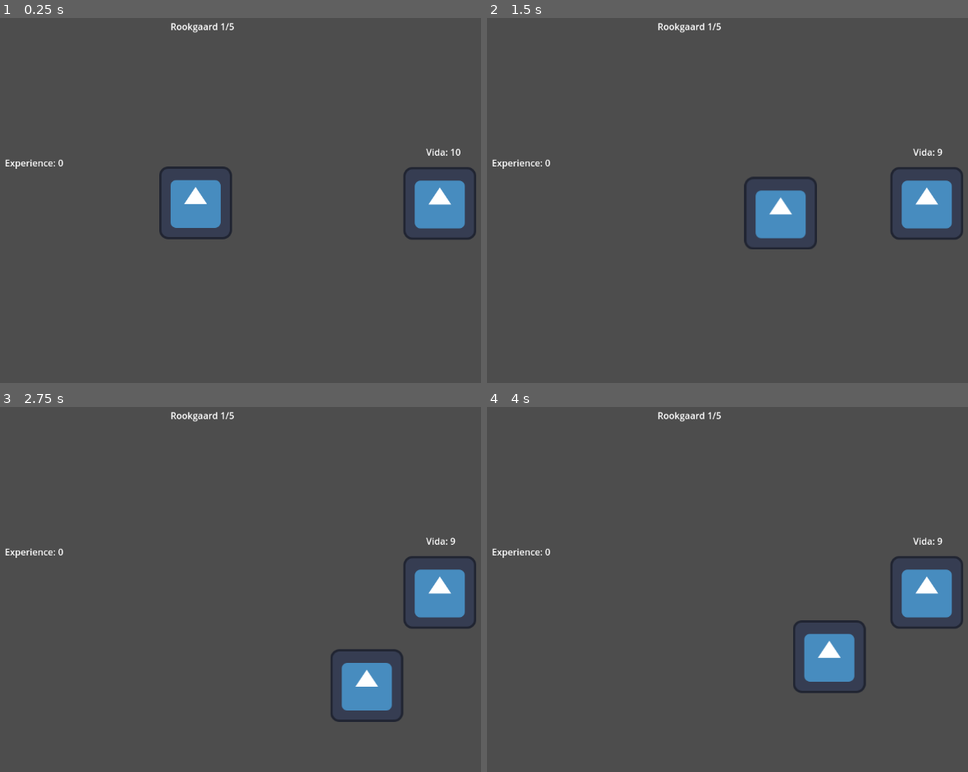
Above: before the commit, frames 1-4 (two rows, left to right).
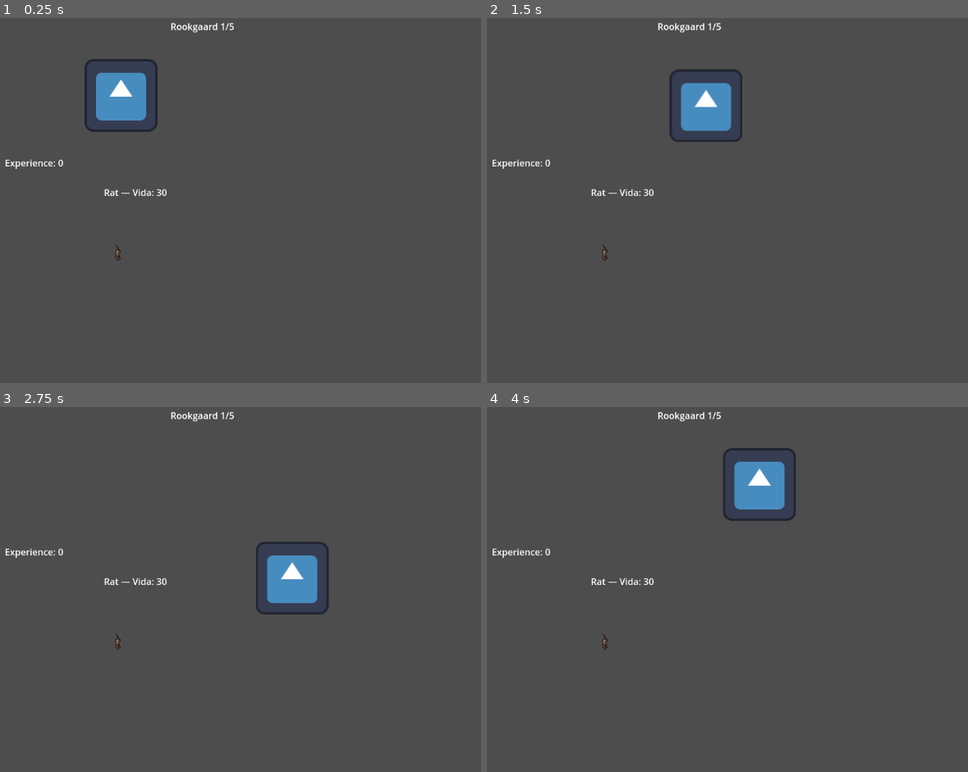
Above: after the commit, the same moments.

Repository: dahiwas/clicker_rook
Game: Godot game, scene res://scenes/mundos/World1-1.tscn
The game is run twice, just before and just after one commit, with the same random seed, the same clock (stepped at 60 frames per second) and the same inputs. Before the commit the project starts from res://scenes/node_2d.tscn. The engine's default icon, where the game draws it, is replaced by a stand-in: a white triangle on a blue panel in a dark square.
Inputs (mouse positions are in pixels of both pictures, inside the frame that each line leads up to):
- Up to frame 1 (0.25 s): no input
- Up to frame 2 (1.5 s): tap Enter at 0.5 s; move the mouse to (924, 204) at 0.52 s; hold Right (ui_right) 0.53-1.28 s; click (924, 204) at 0.67 s; move the mouse to (684, 218) at 1.27 s; hold Down (ui_down) from 1.28 s (still down)
- Up to frame 3 (2.75 s): move the mouse to (394, 505) at 2.02 s; release Down (ui_down) at 2.03 s; hold Right (ui_right) from 2.03 s (still down)
- Up to frame 4 (4 s): move the mouse to (780, 662) at 2.77 s; release Right (ui_right) at 2.78 s; hold Up (ui_up) 2.78-3.53 s; click (780, 662) at 2.92 s; move the mouse to (outside the picture) at 3.52 s; hold Left (ui_left) from 3.53 s (still down)

The runs differ from the first frame. In frame 1, 5.5% of the frame differs, in the area x 17-99%, y 11-67%; in frame 2, 5.6%, in the area x 21-99%, y 14-67%; in frame 3, 5.5%; in frame 4, 5.6%.

Commit message:
feat: changing process

Diff:
--- /dev/null
+++ b/resources/menus/game.tres
@@ -0,0 +1,8 @@
+[gd_resource type="Resource" script_class="Menu" load_steps=2 format=3 uid="uid://vvc64uubls4"]
+
+[ext_resource type="Script" uid="uid://bo0dc36t1x630" path="res://scripts/menu.gd" id="1_cwhjc"]
+
+[resource]
+script = ExtResource("1_cwhjc")
+name = "game"
+metadata/_custom_type_script = "uid://bo0dc36t1x630"
--- /dev/null
+++ b/resources/monstros/rat.tres
@@ -0,0 +1,18 @@
+[gd_resource type="Resource" script_class="MonsterType" load_steps=4 format=3 uid="uid://dlqhs0ngms2sv"]
+
+[ext_resource type="Script" uid="uid://c0layn5uv46bw" path="res://scripts/loot.gd" id="1_x28ku"]
+[ext_resource type="Script" uid="uid://ba3v3wd37lvru" path="res://scripts/monster_type.gd" id="2_ty31w"]
+[ext_resource type="Texture2D" uid="uid://bsdlhsrdv7wib" path="res://images/Rat.png" id="3_ty31w"]
+
+[resource]
+script = ExtResource("2_ty31w")
+name = "Rat"
+health = 30
+damage = 0
+defense = 0
+experience_reward = 5
+gold_reward = 0
+possible_loot = Array[ExtResource("1_x28ku")]([])
+sprite = ExtResource("3_ty31w")
+animation_speed = 0.0
+metadata/_custom_type_script = "uid://ba3v3wd37lvru"
--- /dev/null
+++ b/resources/mundos/world1.tres
@@ -0,0 +1,13 @@
+[gd_resource type="Resource" script_class="World" load_steps=3 format=3 uid="uid://4pml7lnowrrh"]
+
+[ext_resource type="Script" uid="uid://bagbd5yev3nkr" path="res://scripts/place.gd" id="1_ufbmq"]
+[ext_resource type="Script" uid="uid://1u5sc4ch4206" path="res://scripts/world.gd" id="2_dc12n"]
+
+[resource]
+script = ExtResource("2_dc12n")
+name = "Rookgaard"
+description = ""
+places = Array[ExtResource("1_ufbmq")]([null])
+required_level = 0
+unlocked = false
+metadata/_custom_type_script = "uid://1u5sc4ch4206"
--- /dev/null
+++ b/scenes/GameManager.tscn
@@ -0,0 +1,10 @@
+[gd_scene load_steps=4 format=3 uid="uid://dqmksbngir4d7"]
+
+[ext_resource type="Script" uid="uid://c42mnn0pagkv1" path="res://scripts/game_manager.gd" id="1_34tde"]
+[ext_resource type="Resource" uid="uid://4pml7lnowrrh" path="res://resources/mundos/world1.tres" id="2_4dhvd"]
+[ext_resource type="Resource" uid="uid://vvc64uubls4" path="res://resources/menus/game.tres" id="2_qppyr"]
+
+[node name="GameManager" type="Node2D"]
+script = ExtResource("1_34tde")
+current_world = ExtResource("2_4dhvd")
+current_menu = ExtResource("2_qppyr")
--- a/scenes/monster.tscn
+++ b/scenes/monsters/rat.tscn
@@ -1,7 +1,7 @@
 [gd_scene load_steps=4 format=3 uid="uid://cwmfk8juvblst"]
 
 [ext_resource type="Script" uid="uid://c747rork560ie" path="res://scripts/monster.gd" id="1_mrqeg"]
-[ext_resource type="Texture2D" uid="uid://cajkvs2aftlsg" path="res://icon.svg" id="2_ga5te"]
+[ext_resource type="Resource" uid="uid://dlqhs0ngms2sv" path="res://resources/monstros/rat.tres" id="2_acf8p"]
 
 [sub_resource type="RectangleShape2D" id="RectangleShape2D_vr0w3"]
 size = Vector2(109, 113)
@@ -12,15 +12,13 @@
 position = Vector2(0, 1)
 input_pickable = true
 script = ExtResource("1_mrqeg")
-fase_path = NodePath("..")
-system_path = NodePath("../Control")
+type = ExtResource("2_acf8p")
 
 [node name="CollisionShape2D" type="CollisionShape2D" parent="Monstro"]
 position = Vector2(-1.5, 4.5)
 shape = SubResource("RectangleShape2D_vr0w3")
 
 [node name="Sprite2D" type="Sprite2D" parent="Monstro"]
-texture = ExtResource("2_ga5te")
 
 [node name="LifeLabel" type="Label" parent="Monstro"]
 offset_left = -24.0
--- a/scenes/node_2d.tscn
+++ b/scenes/mundos/World1-1.tscn
@@ -1,16 +1,16 @@
 [gd_scene load_steps=7 format=3 uid="uid://etkcmpkedwue"]
 
-[ext_resource type="Script" uid="uid://wv724db7oli8" path="res://scripts/phase.gd" id="1_04qyp"]
-[ext_resource type="Script" uid="uid://bdyjmcs6pxi65" path="res://scripts/character_body_2d.gd" id="2_j7wrs"]
-[ext_resource type="Texture2D" uid="uid://cajkvs2aftlsg" path="res://icon.svg" id="3_fws66"]
-[ext_resource type="Script" uid="uid://bi2d88kt1qda2" path="res://scripts/system_player.gd" id="5_3m5ht"]
-[ext_resource type="PackedScene" uid="uid://cwmfk8juvblst" path="res://scenes/monster.tscn" id="5_04qyp"]
+[ext_resource type="Script" uid="uid://wv724db7oli8" path="res://scripts/phase.gd" id="1_bv13e"]
+[ext_resource type="Script" uid="uid://bdyjmcs6pxi65" path="res://scripts/character_body_2d.gd" id="2_ysrna"]
+[ext_resource type="Texture2D" uid="uid://cajkvs2aftlsg" path="res://icon.svg" id="3_emkse"]
+[ext_resource type="Script" uid="uid://bi2d88kt1qda2" path="res://scripts/system_player.gd" id="4_awf35"]
+[ext_resource type="PackedScene" uid="uid://cwmfk8juvblst" path="res://scenes/monsters/rat.tscn" id="5_ej43l"]
 
 [sub_resource type="RectangleShape2D" id="RectangleShape2D_wtcfe"]
 size = Vector2(109, 113)
 
 [node name="Node2D" type="Node2D"]
-script = ExtResource("1_04qyp")
+script = ExtResource("1_bv13e")
 
 [node name="PhaseLabel" type="Label" parent="."]
 offset_left = 301.0
@@ -19,22 +19,22 @@
 offset_bottom = 96.0
 
 [node name="Player" type="CharacterBody2D" parent="."]
-position = Vector2(345, 331)
-script = ExtResource("2_j7wrs")
+position = Vector2(214, 142)
+script = ExtResource("2_ysrna")
 
 [node name="CollisionShape2D" type="CollisionShape2D" parent="Player"]
 position = Vector2(-1.5, 4.5)
 shape = SubResource("RectangleShape2D_wtcfe")
 
 [node name="Sprite2D" type="Sprite2D" parent="Player"]
-texture = ExtResource("3_fws66")
+texture = ExtResource("3_emkse")
 
 [node name="Control" type="Control" parent="."]
 layout_mode = 3
 anchors_preset = 0
 offset_right = 40.0
 offset_bottom = 40.0
-script = ExtResource("5_3m5ht")
+script = ExtResource("4_awf35")
 
 [node name="ExpLabel" type="Label" parent="Control"]
 layout_mode = 0
@@ -43,5 +43,5 @@
 offset_right = 162.0
 offset_bottom = 297.0
 
-[node name="Monster" parent="." instance=ExtResource("5_04qyp")]
-position = Vector2(774, 331)
+[node name="Monster" parent="." instance=ExtResource("5_ej43l")]
+position = Vector2(208, 402)
--- /dev/null
+++ b/scripts/game_manager.gd
@@ -0,0 +1,21 @@
+class_name GameManager
+extends Node
+
+@export var current_world: World
+@export var current_menu: Menu
+
+@export var player_level: int = 1
+@export var player_experience: int = 0
+
+func change_world(world: World):
+	current_world = world
+	print("Mudou para o mund	o: ", world.name)
+
+func get_loot_from_monster(monster: MonsterType) -> Array[Loot]:
+	var dropped_loot: Array[Loot] = []
+
+	for loot in monster.possible_loot:
+		if randf() <= loot.drop_chance:
+			dropped_loot.append(loot)
+
+	return dropped_loot
--- /dev/null
+++ b/scripts/loot.gd
@@ -0,0 +1,9 @@
+class_name Loot
+extends Resource
+
+@export var name: String
+@export var description: String
+@export var rarity: String  # "common", "rare", "epic", "legendary"
+@export var value: int
+@export var icon: Texture2D
+@export var drop_chance: float  # 0.0 a 1.0 (0% a 100%)
--- /dev/null
+++ b/scripts/menu.gd
@@ -0,0 +1,4 @@
+class_name Menu
+extends Resource
+
+@export var name: String
--- a/scripts/monster.gd
+++ b/scripts/monster.gd
@@ -1,14 +1,27 @@
 extends CharacterBody2D
 
-@export var life := 10
-@export var attack_speed := 1200.0
+@export var type: MonsterType
 
 @export var fase_path: NodePath
 @export var system_path: NodePath
 @onready var script_fase: Node = get_node(fase_path)
 @onready var system_phase: Node = get_node(system_path)
 
-func _ready():
+@onready var sprite2d: Sprite2D = $Sprite2D
+@onready var life_label: Label = $LifeLabel
+var life: int = 1
+
+func _ready() -> void:
+	if type:
+		_apply_type()
+	update_life_label()
+
+func _apply_type() -> void:
+	life = type.health
+	if sprite2d and type.sprite:
+		sprite2d.texture = type.sprite
+	if has_node("AnimationPlayer"):
+		$AnimationPlayer.playback_speed = max(type.animation_speed, 0.01)
 	update_life_label()
 
 func _input_event(viewport, event, shape_idx):
@@ -22,10 +35,26 @@
 
 func death_monster():
 	if life <= 0:
-		system_phase.get_exp(5)
+		if system_phase and system_phase.has_method("get_exp"):
+			system_phase.get_exp(type.experience_reward)
+		if system_phase and system_phase.has_method("add_gold"):
+			system_phase.add_gold(type.gold_reward)
+		if type.possible_loot:
+			_drop_loot_from_type()
 		if script_fase and script_fase.has_method("next_step"):
-			script_fase.next_step()   # ou next_phase(), conforme o seu script da Fase
-		life = 10
+			script_fase.next_step()
+		life = type.health
+		update_life_label()
+
+func _drop_loot_from_type() -> void:
+	for loot in type.possible_loot:
+		if randf() <= loot.drop_chance:
+			_spawn_loot(loot)  # <- existe (stub abaixo), então o editor não acusa erro
+
+func _spawn_loot(loot) -> void:
+	# Implementar: instanciar cena do item, posicionar, etc.
+	pass
 
 func update_life_label():
-	$LifeLabel.text = "Vida: %d" % life
+	var n: String = type.name if type else "Monstro"
+	life_label.text = "%s — Vida: %d" % [n, life]
--- /dev/null
+++ b/scripts/monster_type.gd
@@ -0,0 +1,12 @@
+class_name MonsterType
+extends Resource
+
+@export var name: String
+@export var health: int
+@export var damage: int
+@export var defense: int
+@export var experience_reward: int
+@export var gold_reward: int
+@export var possible_loot: Array[Loot]
+@export var sprite: Texture2D
+@export var animation_speed: float
--- /dev/null
+++ b/scripts/place.gd
@@ -0,0 +1,10 @@
+class_name Place
+extends Resource
+
+@export var name: String
+@export var description: String
+@export var background: Texture2D
+@export var available_monsters: Array[MonsterType]
+@export var monster_spawn_rate: float
+@export var required_level: int
+@export var unlocked: bool = false
--- /dev/null
+++ b/scripts/world.gd
@@ -0,0 +1,23 @@
+class_name World
+extends Resource
+
+@export var name: String
+@export var description: String
+@export var places: Array[Place]
+@export var background_music: AudioStream
+@export var required_level: int
+@export var unlocked: bool = false
+@export var current_place: Place
+@export var current_monster: MonsterType
+
+func change_place(place: Place):
+	if place in self.places:
+		current_place = place
+		print("Mudou para o lugar: ", place.name)
+
+func spawn_monster() -> MonsterType:
+	if current_place and current_place.available_monsters.size() > 0:
+		var random_index = randi() % current_place.available_monsters.size()
+		current_monster = current_place.available_monsters[random_index]
+		return current_monster
+	return null
Binary file added: images/Rat.gif
Binary file added: images/Rat.png
Not shown, added: images/Rat.png.import
Binary file added: resources/Rat.gif
Not shown, added: scripts/game_manager.gd.uid
Not shown, added: scripts/loot.gd.uid
Not shown, added: scripts/menu.gd.uid
Not shown, added: scripts/monster_type.gd.uid
Not shown, added: scripts/place.gd.uid
Not shown, added: scripts/world.gd.uid
